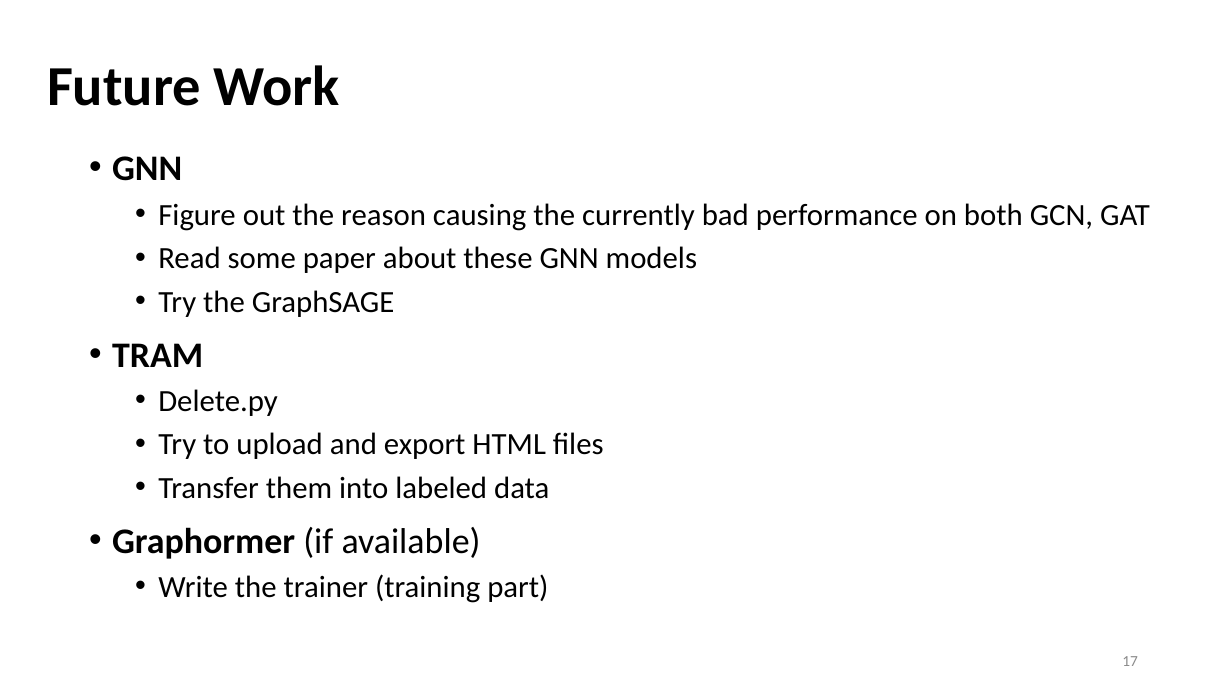
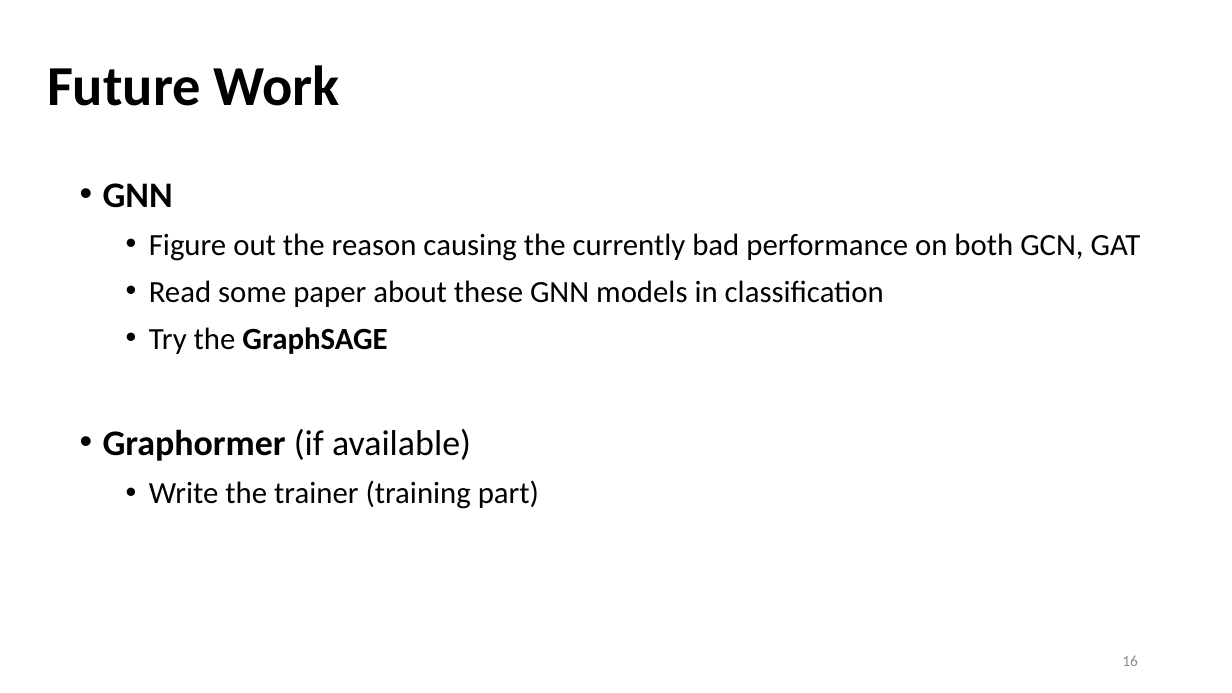
Before and after one commit to Bai1026/Intern-IIS, a slide deck: slide 16 of Meeting/Presentation_0816.pptx (slide 17 before the commit). Drawn at 1232x693 pixels with LibreOffice and Linux fonts; fonts in the diff are those of the drawing. Boxes give left, top, right and bottom in pixels: in the first picture for what was removed or moved away, otherwise in the second. Text is boxed around its words. In the diff, an @@ line names an element or a change of style, - is before the commit and + after.

```diff
--- a/Meeting/Presentation_0816.pptx
+++ b/Meeting/Presentation_0816.pptx
@@ text "GNN": place and size @@
-text "GNN" at (112, 156, 1150, 603)
+text "GNN" at (103, 183, 1141, 509)
@@ text at (103, 183, 1141, 509): bold on in "GraphSAGE"; line spacing 1 to 1.1 @@
@@ text at (149, 280, 884, 307): text changed @@
-  • Read some paper about these GNN models
+  • Read some paper about these GNN models in classification
@@ text at (112, 343, 604, 499): paragraphs removed @@
-• TRAM
-  • Delete.py
-  • Try to upload and export HTML files
-  • Transfer them into labeled data
@@ page number at (1122, 655, 1138, 666): text changed @@
-17
+16
```
Also in this commit, not shown: 4 other slides changed, 8 slides added, 5 slides removed, 20 other files.
